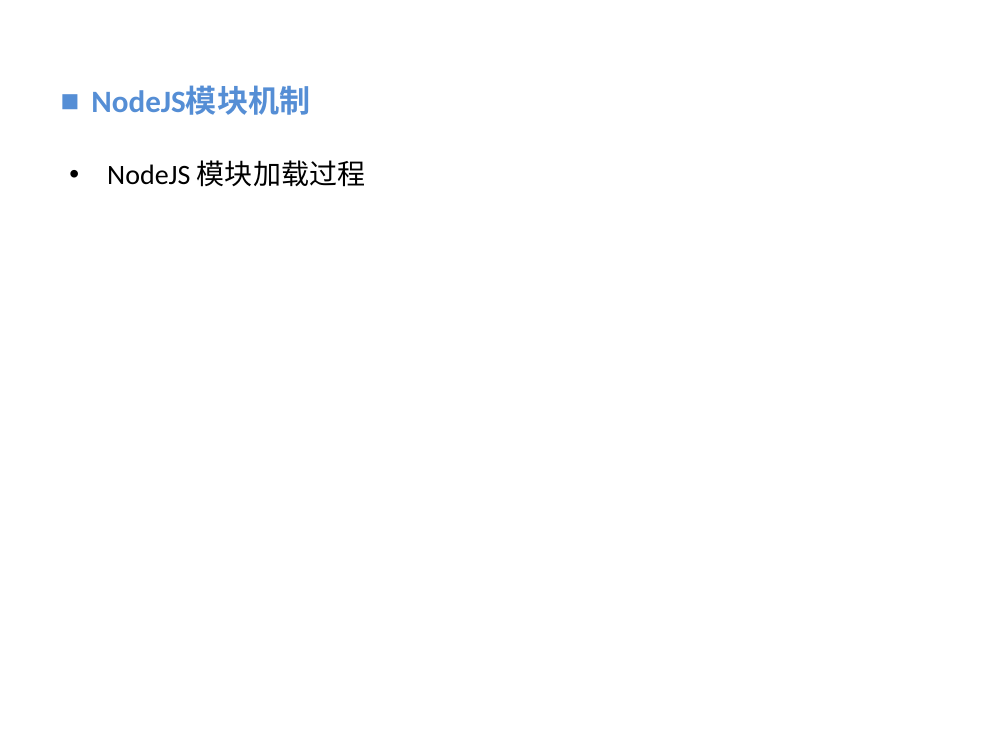
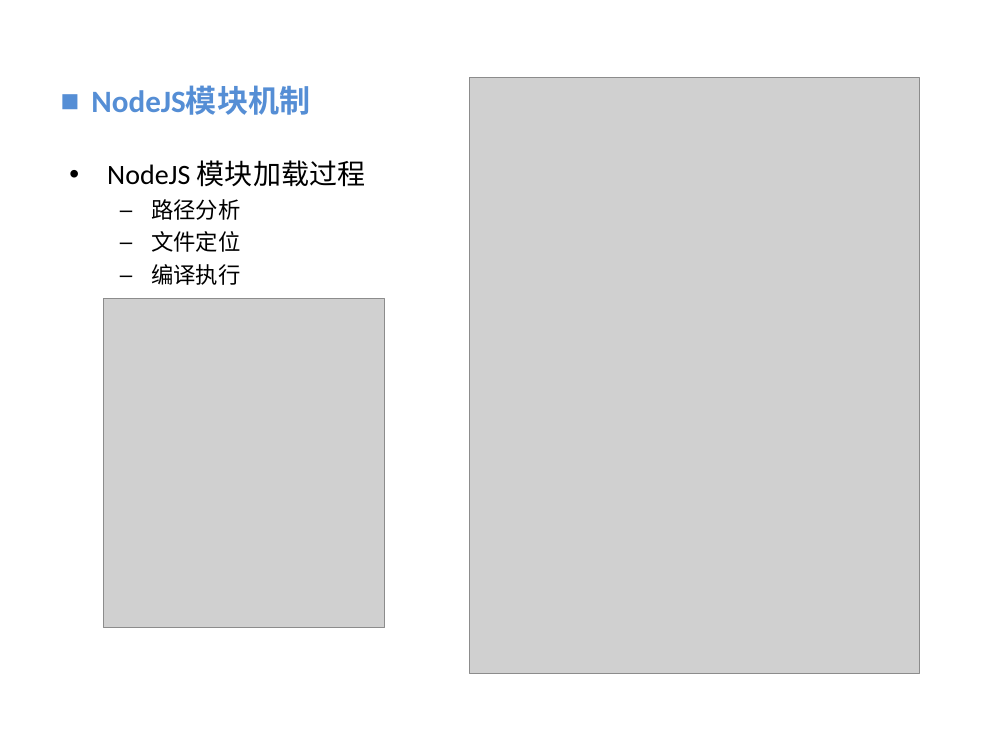
Before and after one commit to vaik/Documents, a slide deck: slide 15 of 我的分享/NodeJS基础概念理解.ppt (slide 14 before the commit). Drawn at 1008x756 pixels with LibreOffice and Linux fonts; fonts in the diff are those of the drawing; grey boxes stand for pictures; background and template pictures are left out. Boxes give left, top, right and bottom in pixels: in the first picture for what was removed or moved away, otherwise in the second. Text is boxed around its words. In the diff, an @@ line names an element or a change of style, - is before the commit and + after.

```diff
--- a/我的分享/NodeJS基础概念理解.ppt
+++ b/我的分享/NodeJS基础概念理解.ppt
@@ picture added at bbox=[470, 78, 920, 673] @@
@@ text at bbox=[151, 199, 240, 285]: paragraphs added @@
+  – 路径分析
+  – 文件定位
+  – 编译执行
@@ picture added at bbox=[103, 298, 385, 628] @@
```
Also in this commit, not shown: 2 other slides changed, 2 slides added, 1 slide removed.
